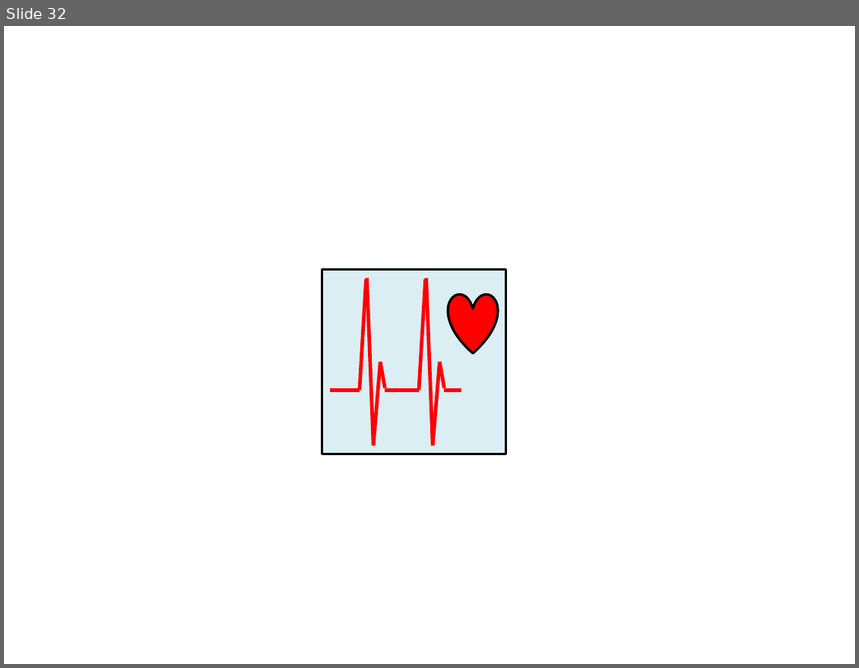
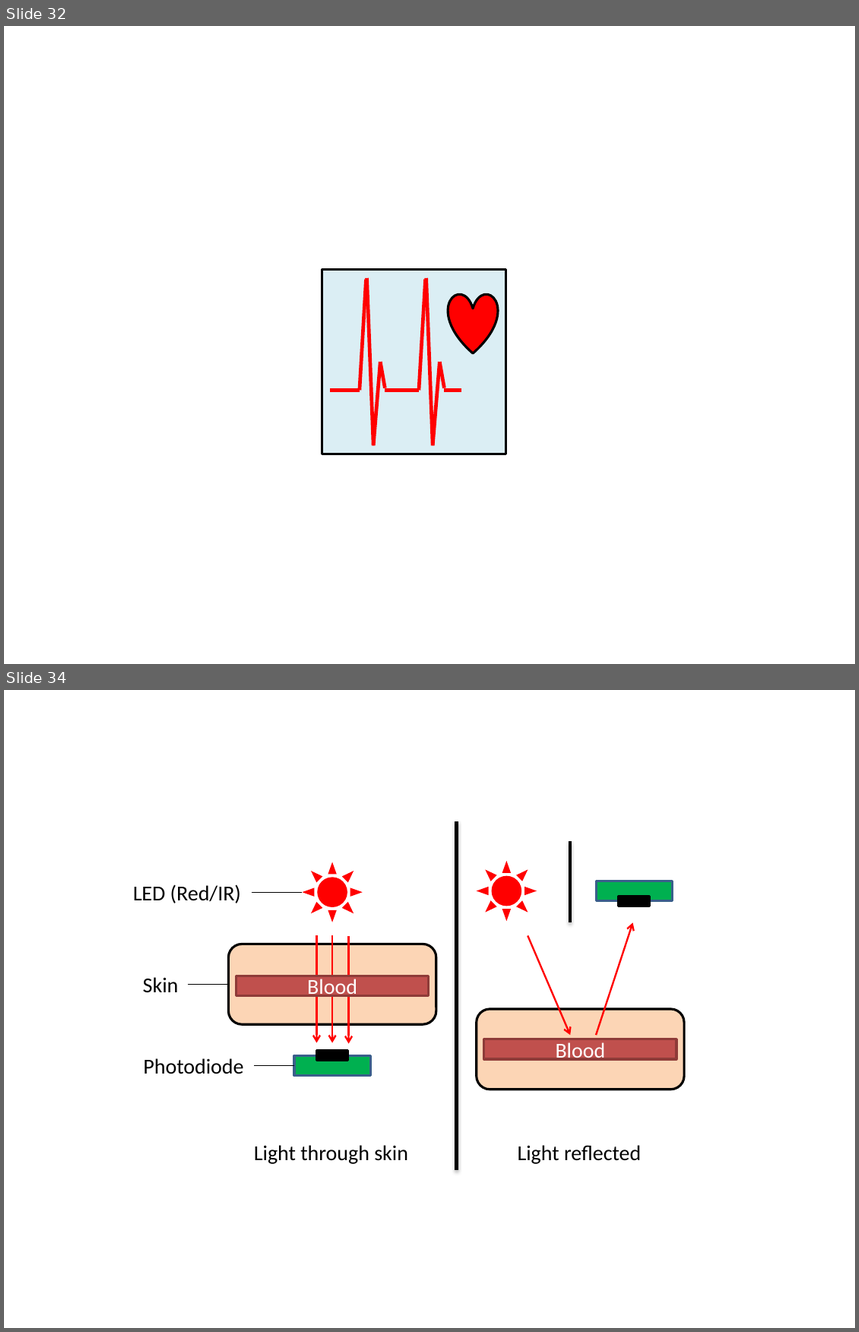
Before and after one commit to UbiquitousComputingSS14/Documentation, a slide deck: res/HeartRateMonitor.pptx. Shown one above the other, each under a label of ours: slide 32 before the commit, slides 32 and 34 after it; the slides between them are not shown. The pictures are 859x668 and 859x1332 pixels, drawn with LibreOffice and Linux fonts; fonts in the diff are those of the drawing. Boxes give left, top, right and bottom in pixels: in the first picture for what was removed or moved away, otherwise in the second. Text is boxed around its words. In the diff, an @@ line names an element or a change of style, - is before the commit and + after.

```diff
--- a/res/HeartRateMonitor.pptx
+++ b/res/HeartRateMonitor.pptx
@@ slide 34 added at bbox=[4, 690, 855, 1328], background #FFFFFF @@
@@ group added at bbox=[133, 822, 684, 1170]: 6 rectangles, 5 texts, 5 lines, 5 arrows, 2 suns, 2 rounded rectangles @@
+Light reflected
+Light through skin
+LED (Red/IR)
+Photodiode
+Skin
+Blood
+Blood
```
Also in this commit, not shown: 1 slide changed, 1 other slide added, 1 other file.
